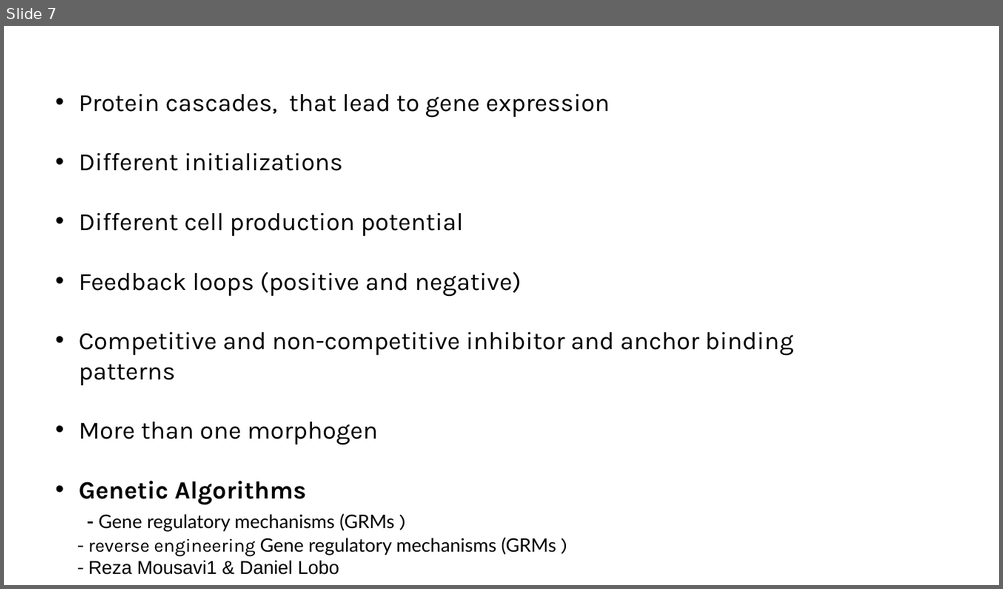
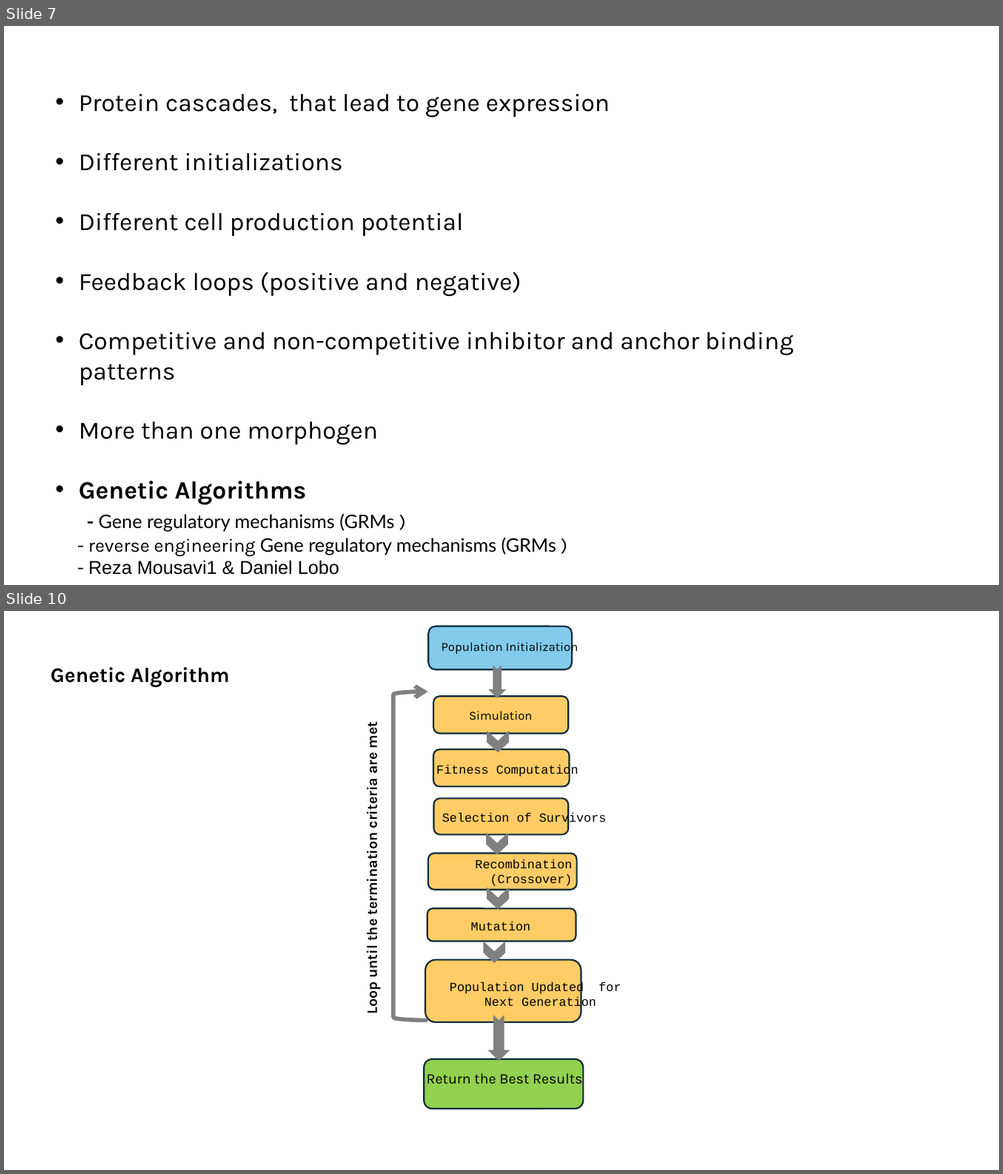
Before and after one commit to LoqmanSamani/grn-designer, a slide deck: sim_system.pptx. Shown one above the other, each under a label of ours: slide 7 before the commit, slides 7 and 10 after it; the slides between them are not shown. The pictures are 1003x589 and 1003x1174 pixels, drawn with LibreOffice and Linux fonts; fonts in the diff are those of the drawing. Boxes give left, top, right and bottom in pixels: in the first picture for what was removed or moved away, otherwise in the second. Text is boxed around its words. In the diff, an @@ line names an element or a change of style, - is before the commit and + after.

```diff
--- a/sim_system.pptx
+++ b/sim_system.pptx
@@ slide 10 added at <box>4,611,999,1170</box>, background #FFFFFF @@
@@ rounded rectangle added at <box>429,626,572,669</box>, fill #83CBEB, outline #092A39 1.5 pt @@
@@ text added at <box>441,640,578,655</box>, 12 pt, text #000000 @@
+Population Initialization
@@ text added at <box>51,667,230,687</box>, 20 pt, text #000000, bold @@
+Genetic Algorithm
@@ notched right arrow added at <box>490,667,504,697</box>, fill #808080, outline #808080 1.5 pt @@
@@ left bracket added at <box>393,692,428,1021</box>, outline #808080 4 pt @@
@@ rounded rectangle added at <box>434,696,569,733</box>, fill #FFCC66, outline #092A39 1.5 pt @@
@@ text added at <box>469,711,532,720</box>, 12 pt, text #000000 @@
+Simulation
@@ text added at <box>362,724,381,1014</box>, 14 pt, text #000000, bold @@
+Loop until the termination criteria are met
@@ chevron added at <box>487,732,508,752</box>, fill #808080, outline #808080 1.5 pt @@
@@ rounded rectangle added at <box>433,750,569,787</box>, fill #FFCC66, outline #092A39 1.5 pt @@
@@ text added at <box>436,764,578,777</box>, 12 pt, text #000000 @@
+Fitness Computation
@@ rounded rectangle added at <box>434,798,568,834</box>, fill #FFCC66, outline #092A39 1.5 pt @@
@@ text added at <box>442,813,606,826</box>, 12 pt, text #000000 @@
+Selection of Survivors
@@ rounded rectangle added at <box>428,854,576,890</box>, fill #FFCC66, outline #092A39 1.5 pt @@
@@ chevron added at <box>486,834,507,854</box>, fill #808080, outline #808080 1.5 pt @@
@@ text added at <box>475,860,572,886</box>, 12 pt, text #000000 @@
+Recombination
+(Crossover)
@@ chevron added at <box>487,889,508,908</box>, fill #808080, outline #808080 1.5 pt @@
@@ rounded rectangle added at <box>427,908,575,942</box>, fill #FFCC66, outline #092A39 1.5 pt @@
@@ text added at <box>471,922,531,931</box>, 12 pt, text #000000 @@
+Mutation
@@ chevron added at <box>484,943,504,962</box>, fill #808080, outline #808080 1.5 pt @@
@@ rounded rectangle added at <box>426,960,581,1023</box>, fill #FFCC66, outline #092A39 1.5 pt @@
@@ text added at <box>449,982,620,1011</box>, 12 pt, text #000000 @@
+Population Updated for
+Next Generation
@@ notched right arrow added at <box>489,1017,508,1060</box>, fill #808080, outline #808080 1.5 pt @@
@@ rounded rectangle added at <box>424,1059,583,1109</box>, fill #92D050, outline #092A39 1.5 pt @@
@@ text added at <box>427,1073,582,1085</box>, 14 pt, text #000000 @@
+Return the Best Results
```
Also in this commit, not shown: 7 other slides added, 1 other file.
